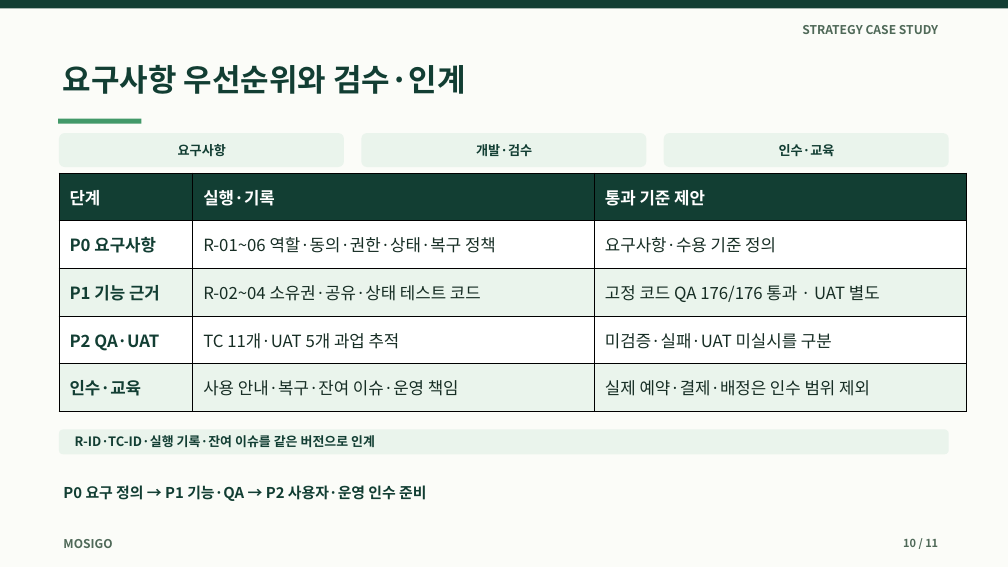
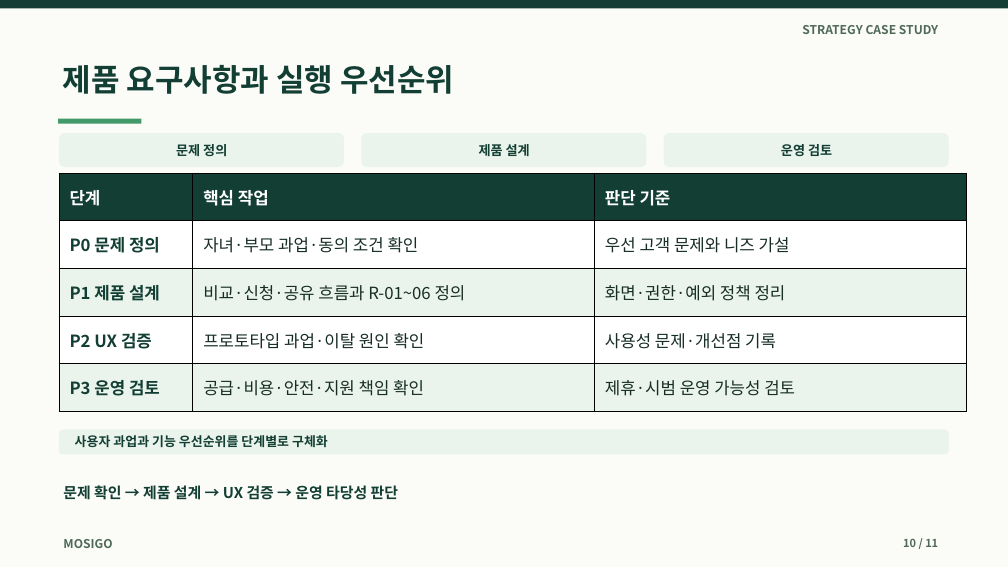
Before and after one commit to dohyunkimmm/mosigo-case-study, a slide deck: slide 10 of downloads/mosigo_report.pptx. Drawn at 1008x567 pixels with LibreOffice and Linux fonts; fonts in the diff are those of the drawing. Boxes give left, top, right and bottom in pixels: in the first picture for what was removed or moved away, otherwise in the second. Text is boxed around its words. In the diff, an @@ line names an element or a change of style, - is before the commit and + after.

```diff
--- a/downloads/mosigo_report.pptx
+++ b/downloads/mosigo_report.pptx
@@ text at (63,65,454,94): text changed @@
-요구사항 우선순위와 검수·인계
+제품 요구사항과 실행 우선순위
@@ text at (176,144,227,156): text changed @@
-요구사항
+문제 정의
@@ text at (479,144,530,156): text changed @@
-개발·검수
+제품 설계
@@ text at (781,144,832,156): text changed @@
-인수·교육
+운영 검토
@@ table at (59,173,966,411) @@
-row 1, column 2: 실행·기록
+row 1, column 2: 핵심 작업
-row 1, column 3: 통과 기준 제안
+row 1, column 3: 판단 기준
-row 2: P0 요구사항 | R-01~06 역할·동의·권한·상태·복구 정책 | 요구사항·수용 기준 정의
+row 2: P0 문제 정의 | 자녀·부모 과업·동의 조건 확인 | 우선 고객 문제와 니즈 가설
-row 3: P1 기능 근거 | R-02~04 소유권·공유·상태 테스트 코드 | 고정 코드 QA 176/176 통과 · UAT 별도
+row 3: P1 제품 설계 | 비교·신청·공유 흐름과 R-01~06 정의 | 화면·권한·예외 정책 정리
-row 4: P2 QA·UAT | TC 11개·UAT 5개 과업 추적 | 미검증·실패·UAT 미실시를 구분
+row 4: P2 UX 검증 | 프로토타입 과업·이탈 원인 확인 | 사용성 문제·개선점 기록
-row 5: 인수·교육 | 사용 안내·복구·잔여 이슈·운영 책임 | 실제 예약·결제·배정은 인수 범위 제외
+row 5: P3 운영 검토 | 공급·비용·안전·지원 책임 확인 | 제휴·시범 운영 가능성 검토
@@ text at (75,435,328,447): text changed @@
-R-ID·TC-ID·실행 기록·잔여 이슈를 같은 버전으로 인계
+사용자 과업과 기능 우선순위를 단계별로 구체화
@@ text at (63,485,398,500): text changed @@
-P0 요구 정의 → P1 기능·QA → P2 사용자·운영 인수 준비
+문제 확인 → 제품 설계 → UX 검증 → 운영 타당성 판단
```
Also in this commit, not shown: 3 other slides changed, 9 other files.
